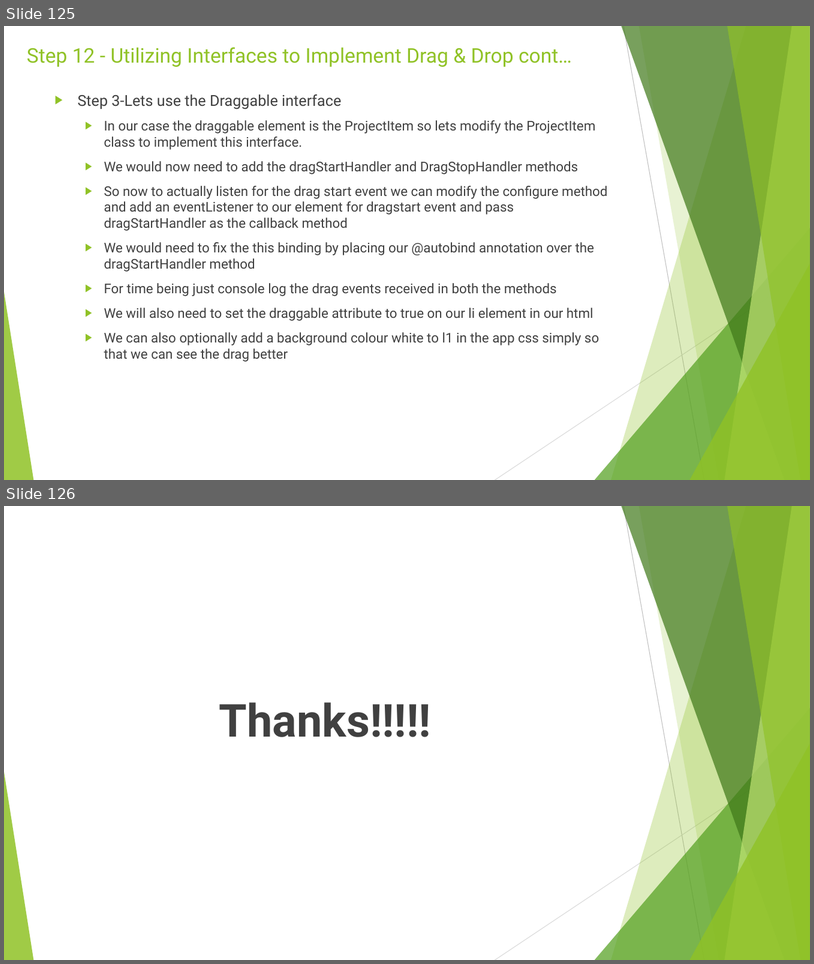
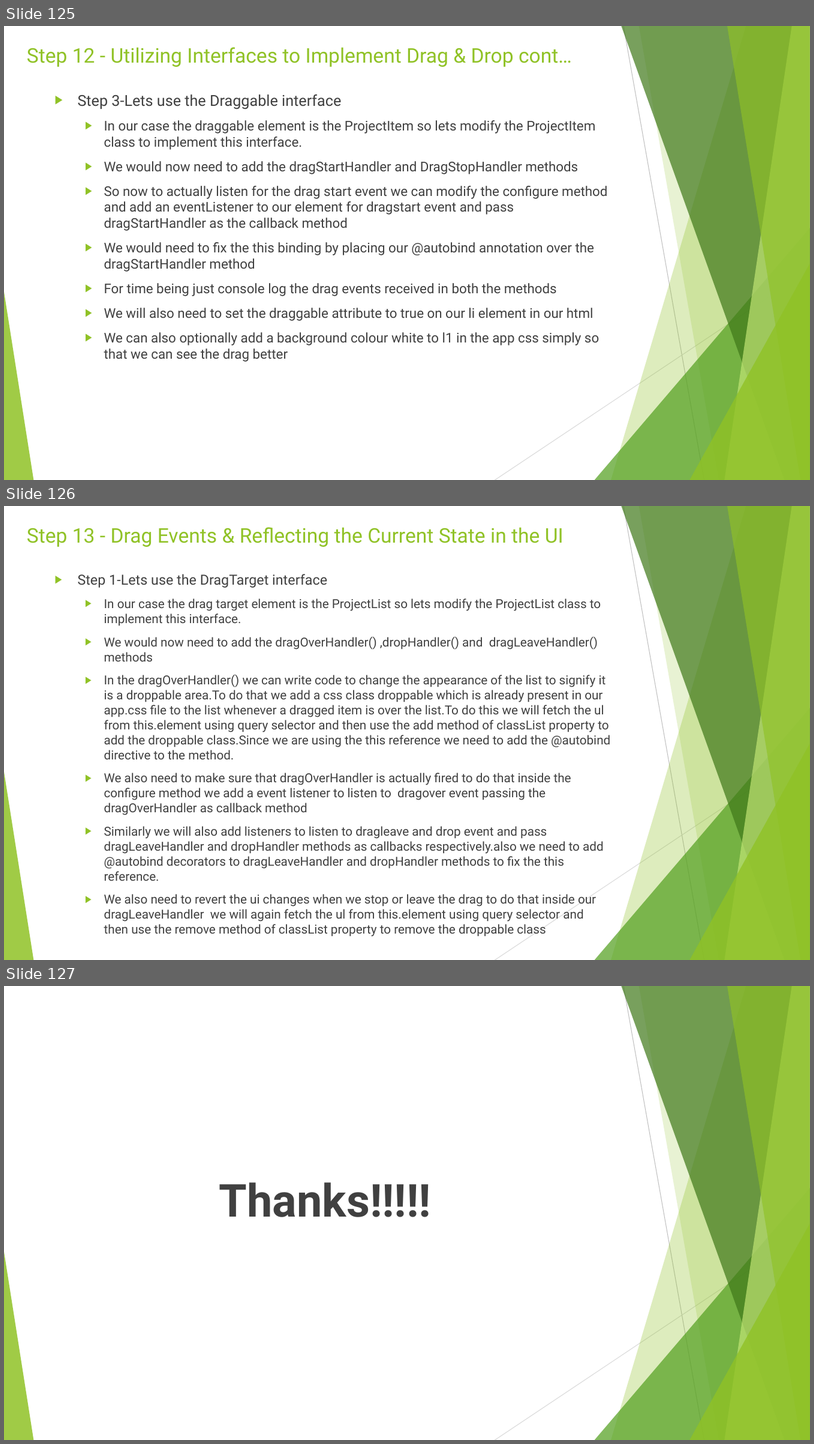
Before and after one commit to rudhrainfogain/TypeScript, a slide deck: PPT/TypeScriptv9.pptx. Shown one above the other, each under a label of ours: slides 125 and 126 before the commit, slides 125, 126 and 127 after it. The pictures are 814x964 and 814x1444 pixels, drawn with LibreOffice and Linux fonts; fonts in the diff are those of the drawing. Boxes give left, top, right and bottom in pixels: in the first picture for what was removed or moved away, otherwise in the second. Text is boxed around its words. In the diff, an @@ line names an element or a change of style, - is before the commit and + after.

Commit message:
Step 13 - Drag Events & Reflecting the Current State in the UI

```diff
--- a/PPT/TypeScriptv9.pptx
+++ b/PPT/TypeScriptv9.pptx
@@ slide 126 added at [4, 506, 810, 960], background #FFFFFF; not listed: 10 template elements that a slide beside it also shows @@
@@ title added at [27, 527, 564, 547], 24 pt, text #90C226 @@
+Step 13 - Drag Events & Reflecting the Current State in the UI
@@ text added at [78, 574, 611, 936], 14.8 pt, text #404040 @@
+▶ Step 1-Lets use the DragTarget interface
+  ▶ In our case the drag target element is the ProjectList so lets modify the ProjectList class to implement this interface.
+  ▶ We would now need to add the dragOverHandler() ,dropHandler() and dragLeaveHandler() methods
+  ▶ In the dragOverHandler() we can write code to change the appearance of the list to signify it is a droppable area.To do that we add a css class droppable which is already present in our app.css file to the list whenever a dragged item is over the list.To do this we will fetch the ul from this.element using query selector and then use the add method of classList property to add the droppable class.Since we are using the this reference we need to add the @autobind directive to the method.
+  ▶ We also need to make sure that dragOverHandler is actually fired to do that inside the configure method we add a event listener to listen to dragover event passing the dragOverHandler as callback method
+  ▶ Similarly we will also add listeners to listen to dragleave and drop event and pass dragLeaveHandler and dropHandler methods as callbacks respectively.also we need to add @autobind decorators to dragLeaveHandler and dropHandler methods to fix the this reference.
+  ▶ We also need to revert the ui changes when we stop or leave the drag to do that inside our dragLeaveHandler we will again fetch the ul from this.element using query selector and then use the remove method of classList property to remove the droppable class
@@ what was slide 126 is now slide 127 @@
```
Also in this commit, not shown: 2 other files.
